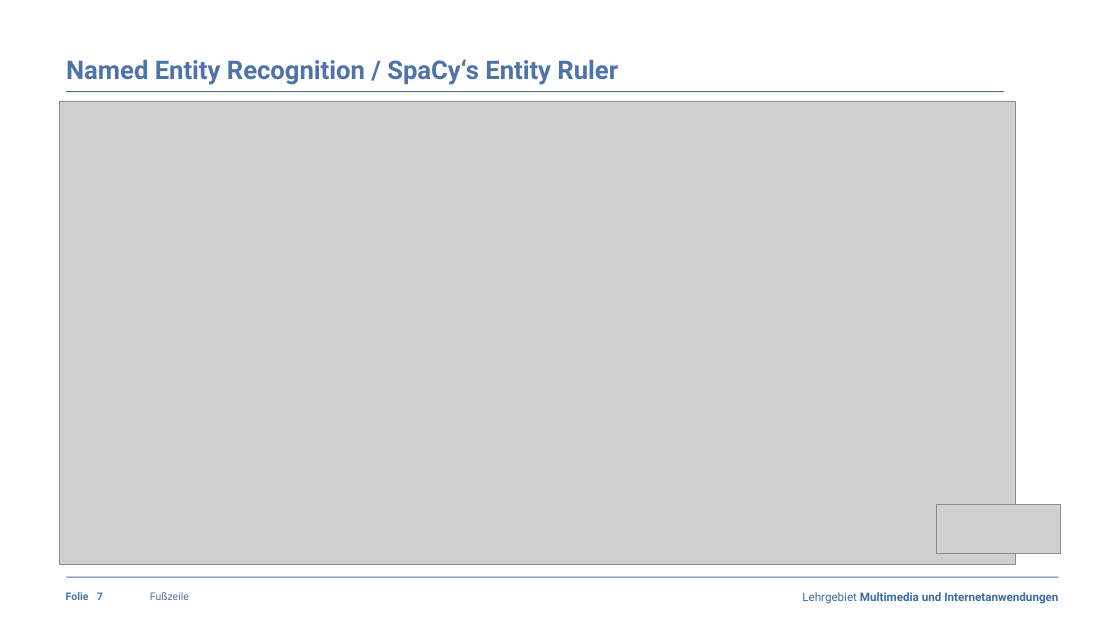
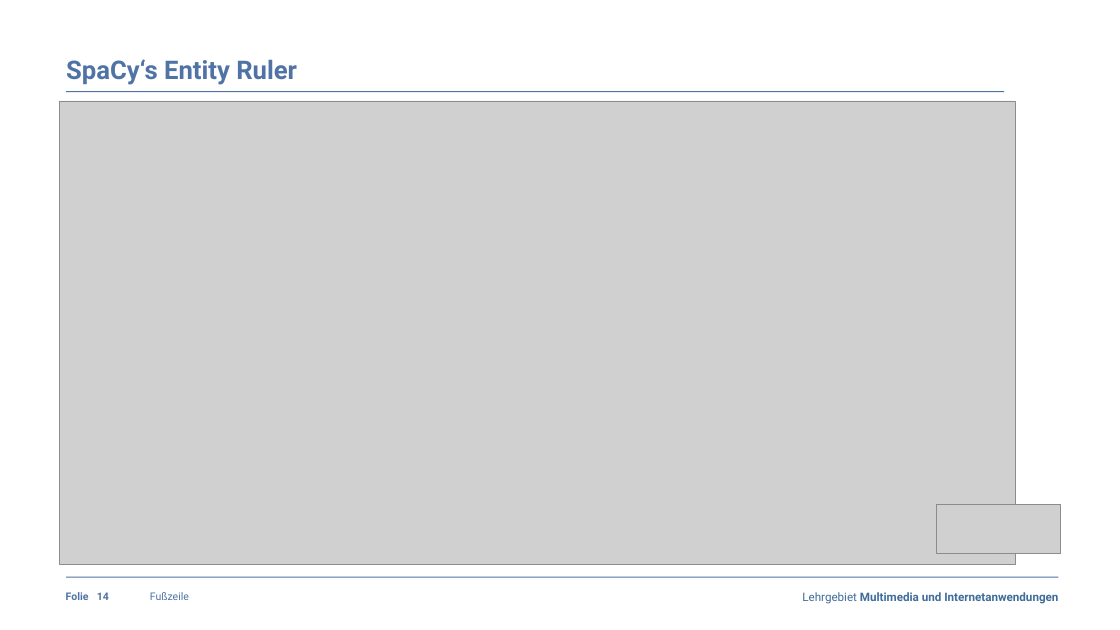
Before and after one commit to claraja/NLP_63458_WS22, a slide deck: slide 14 of Praesentation/Praesentation_Fachpraktikum_MedExtractor_Gruppe5.pptx (slide 7 before the commit). Drawn at 1120x630 pixels with LibreOffice and Linux fonts; fonts in the diff are those of the drawing; grey boxes stand for pictures; background and template pictures are left out. Boxes give left, top, right and bottom in pixels: in the first picture for what was removed or moved away, otherwise in the second. Text is boxed around its words. In the diff, an @@ line names an element or a change of style, - is before the commit and + after.

```diff
--- a/Praesentation/Praesentation_Fachpraktikum_MedExtractor_Gruppe5.pptx
+++ b/Praesentation/Praesentation_Fachpraktikum_MedExtractor_Gruppe5.pptx
@@ text at box(66, 59, 297, 85): text changed @@
-Named Entity Recognition / SpaCy‘s Entity Ruler
+SpaCy‘s Entity Ruler
@@ page number at box(97, 592, 109, 600): text changed @@
-7
+14
```
Also in this commit, not shown: 1 slide added.
